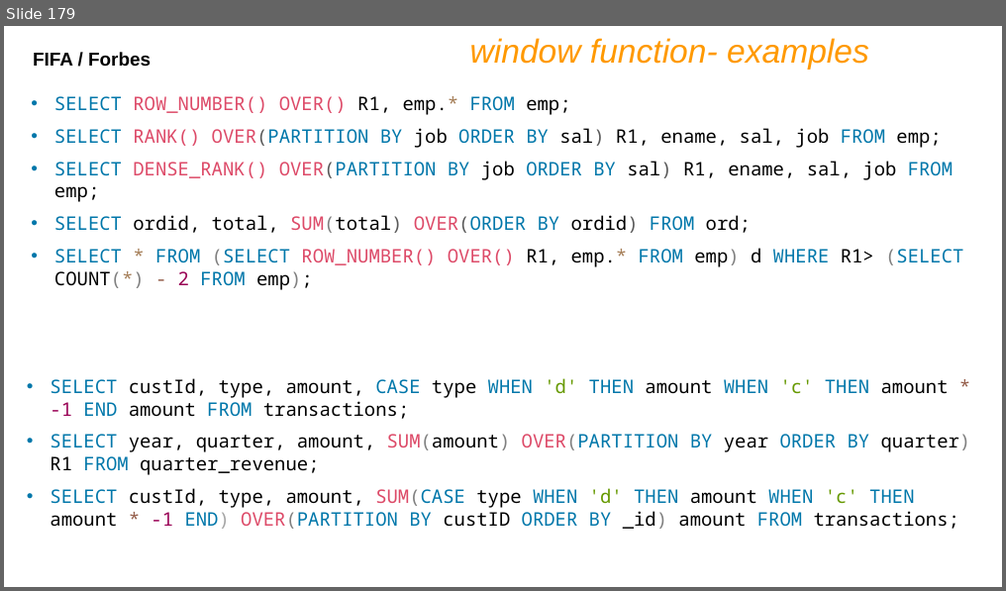
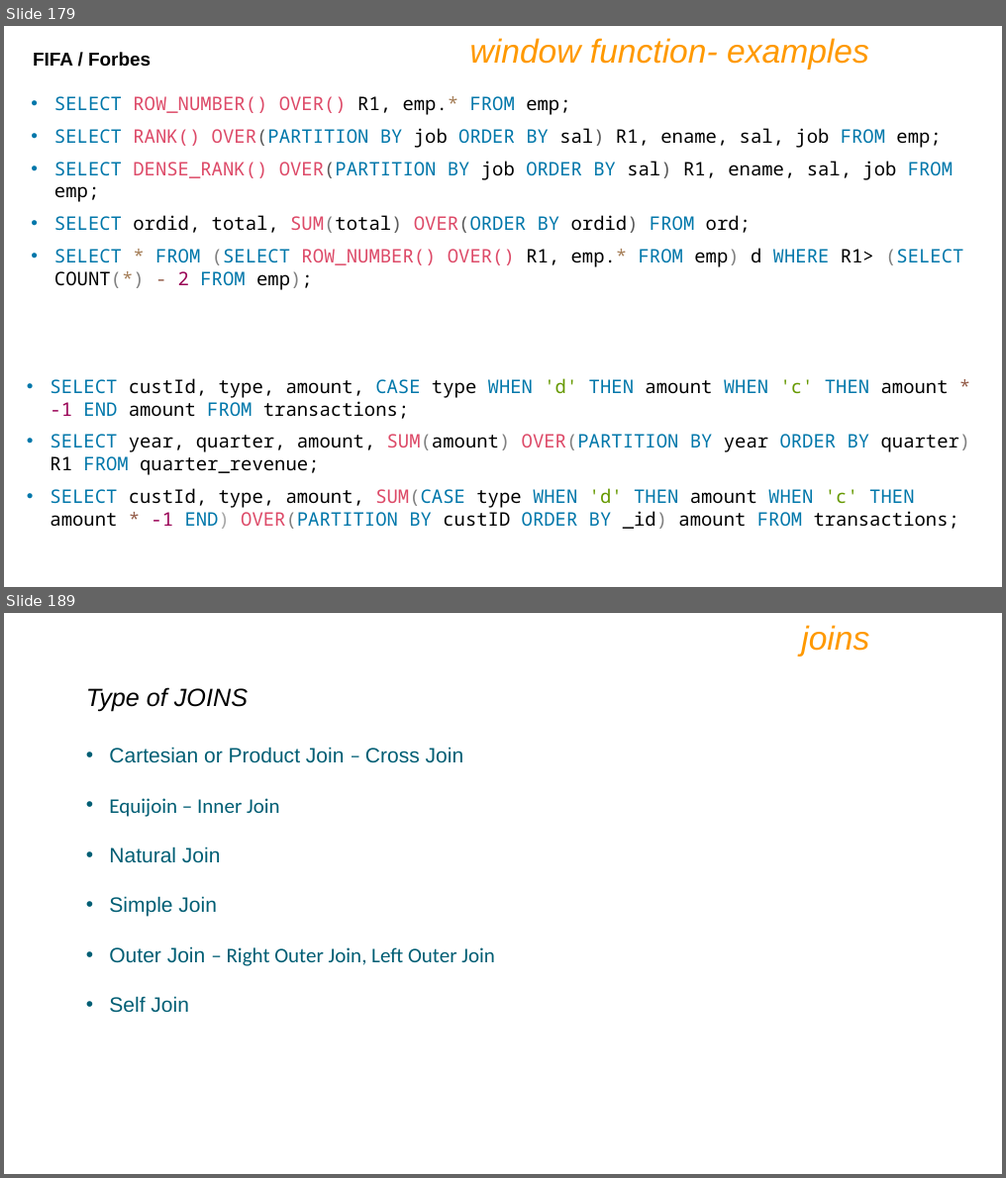
Before and after one commit to shubhamlokhande2147/CDAC-Buddy, a slide deck: DBT/IET MySQL PPT Ver9.pptx. Shown one above the other, each under a label of ours: slide 179 before the commit, slides 179 and 189 after it; the slides between them are not shown. The pictures are 1006x591 and 1006x1178 pixels, drawn with LibreOffice and Linux fonts; fonts in the diff are those of the drawing. Boxes give left, top, right and bottom in pixels: in the first picture for what was removed or moved away, otherwise in the second. Text is boxed around its words. In the diff, an @@ line names an element or a change of style, - is before the commit and + after.

```diff
--- a/DBT/IET MySQL PPT Ver9.pptx
+++ b/DBT/IET MySQL PPT Ver9.pptx
@@ slide 189 added at bbox=[4, 613, 1002, 1174], background #FFFFFF @@
@@ text added at bbox=[801, 625, 869, 657], 32 pt, text #FF9900, italic @@
+joins
@@ text added at bbox=[86, 687, 248, 712], 24 pt, text #000000, italic @@
+Type of JOINS
@@ text added at bbox=[109, 747, 495, 1013], 20 pt, text #005E74 @@
+• Cartesian or Product Join – Cross Join
+• Equijoin – Inner Join
+• Natural Join
+• Simple Join
+• Outer Join – Right Outer Join, Left Outer Join
+• Self Join
```
Also in this commit, not shown: 13 slides changed, 51 other slides added, 1 other file.
